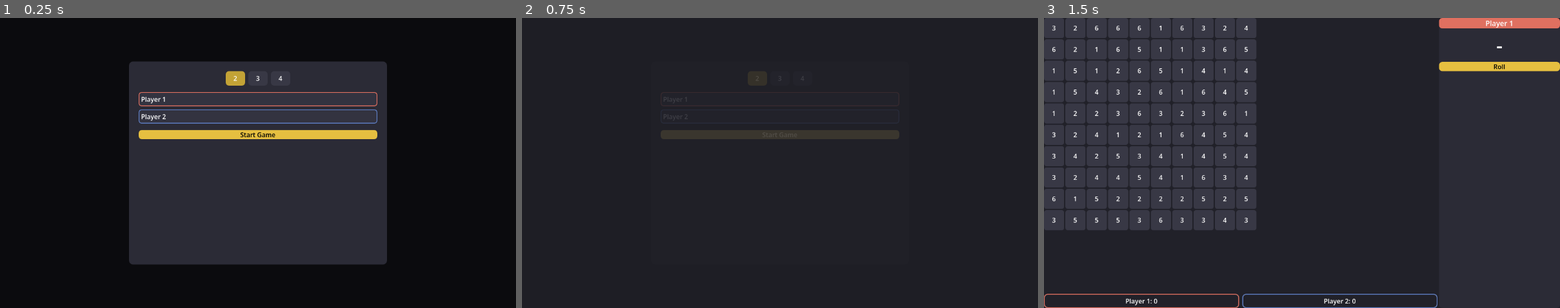
Above: before the commit, frames 1-3 (left to right).
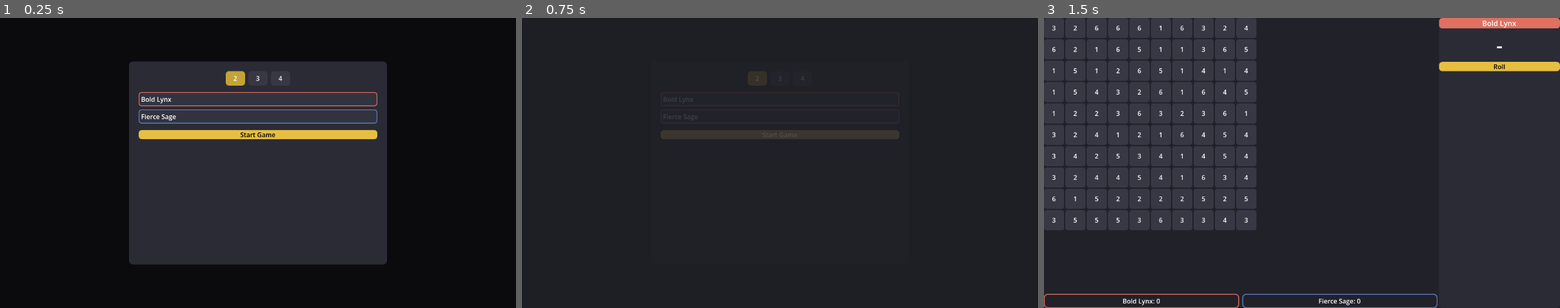
Above: after the commit, the same moments.

Repository: johnflarson/steamroller
Game: Godot game, scene res://scenes/main.tscn
Same seed, same stepped clock (60 frames per second), same inputs: the game is played once before the commit and once after it.
Inputs:
- Up to frame 1 (0.25 s): no input
- Up to frame 2 (0.75 s): click "Start Game" at 0.5 s
- Up to frame 3 (1.5 s): click "3" at 1.25 s

The runs differ from the first frame. In frame 1, 0.1% of the frame differs, in the area x 27-35%, y 27-36%; in frame 2, less than 0.1%; in frame 3, 0.3%, in the area x 15-92%, y 0-100%.

Commit message:
feat(03-01): pre-fill name fields with random fun names
- Remove hardcoded "Player N" text from scene file NameInput nodes
- Set field.text = _random_fun_name() in _init_setup_screen() for all 4 fields
- Players now get fun names like "Brave Fox" by default instead of generic "Player N"
- Empty field fallback in _on_start_game_pressed() still handles manual clears

Diff:
--- a/scenes/main.tscn
+++ b/scenes/main.tscn
@@ -153,8 +153,6 @@
 
 [node name="NameInput0" type="LineEdit" parent="SetupOverlay/SetupCard/VBox/NamesContainer/PlayerRow0"]
 size_flags_horizontal = 3
-placeholder_text = "Player 1"
-text = "Player 1"
 max_length = 15
 
 [node name="PlayerRow1" type="HBoxContainer" parent="SetupOverlay/SetupCard/VBox/NamesContainer"]
@@ -162,8 +160,6 @@
 
 [node name="NameInput1" type="LineEdit" parent="SetupOverlay/SetupCard/VBox/NamesContainer/PlayerRow1"]
 size_flags_horizontal = 3
-placeholder_text = "Player 2"
-text = "Player 2"
 max_length = 15
 
 [node name="PlayerRow2" type="HBoxContainer" parent="SetupOverlay/SetupCard/VBox/NamesContainer"]
@@ -172,8 +168,6 @@
 
 [node name="NameInput2" type="LineEdit" parent="SetupOverlay/SetupCard/VBox/NamesContainer/PlayerRow2"]
 size_flags_horizontal = 3
-placeholder_text = "Player 3"
-text = "Player 3"
 max_length = 15
 
 [node name="PlayerRow3" type="HBoxContainer" parent="SetupOverlay/SetupCard/VBox/NamesContainer"]
@@ -182,8 +176,6 @@
 
 [node name="NameInput3" type="LineEdit" parent="SetupOverlay/SetupCard/VBox/NamesContainer/PlayerRow3"]
 size_flags_horizontal = 3
-placeholder_text = "Player 4"
-text = "Player 4"
 max_length = 15
 
 [node name="StartButton" type="Button" parent="SetupOverlay/SetupCard/VBox"]
--- a/scripts/main.gd
+++ b/scripts/main.gd
@@ -174,7 +174,7 @@
 	_style_button_neutral(count_btn_3)
 	_style_button_neutral(count_btn_4)
 
-	# Style each name input with player-colored border
+	# Style each name input with player-colored border and pre-fill with random fun names
 	for i in 4:
 		var field: LineEdit = name_inputs[i]
 		var field_style := StyleBoxFlat.new()
@@ -188,6 +188,8 @@
 		field.add_theme_stylebox_override("focus", field_style)
 		field.add_theme_color_override("font_color", Color.WHITE)
 		field.add_theme_color_override("font_placeholder_color", Color(0.6, 0.6, 0.6))
+		# Pre-fill with a random fun name so players get something interesting by default
+		field.text = _random_fun_name()
 
 	# Wire Enter key chaining between fields
 	name_inputs[0].text_submitted.connect(func(_t: String): name_inputs[1].grab_focus())
